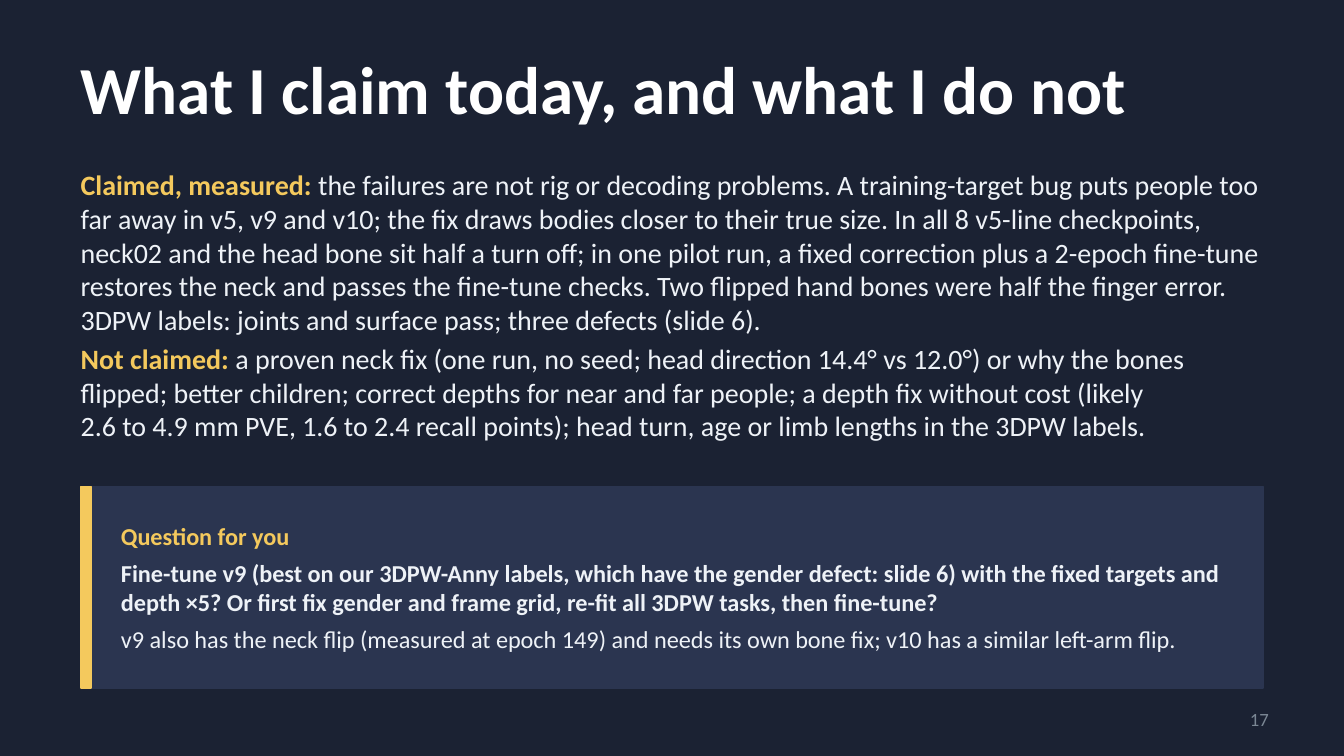
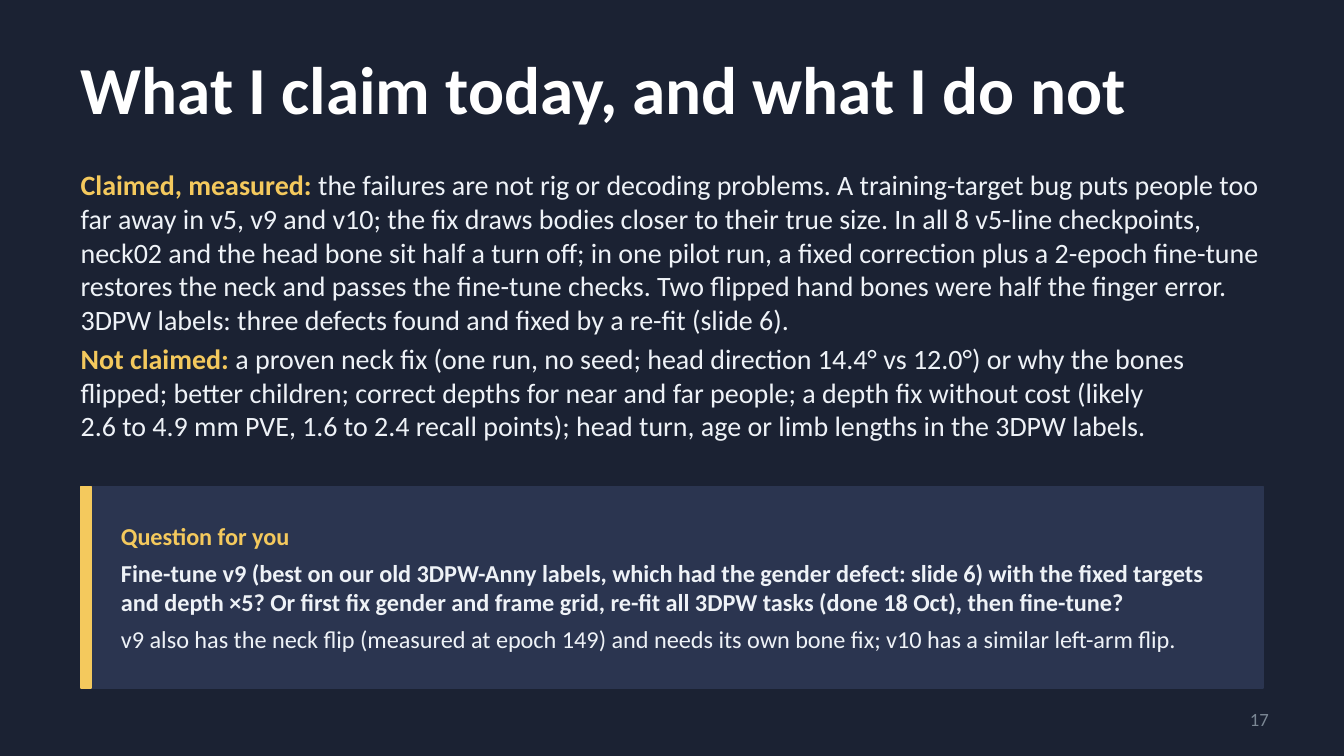
Before and after one commit to saadnajib/Multi-Person-Whole-Body-Human-Mesh-Recovery-in-a-Single-Shot-with-Annyone-dataset-and-3dpw-dataset, a slide deck: slide 17 of docs/supervisor_update_2026-10-16.pptx. Drawn at 1344x756 pixels with LibreOffice and Linux fonts; fonts in the diff are those of the drawing. Boxes give left, top, right and bottom in pixels: in the first picture for what was removed or moved away, otherwise in the second. Text is boxed around its words. In the diff, an @@ line names an element or a change of style, - is before the commit and + after.

```diff
--- a/docs/supervisor_update_2026-10-16.pptx
+++ b/docs/supervisor_update_2026-10-16.pptx
@@ text at (81, 175, 1259, 335): text changed @@
-Claimed, measured: the failures are not rig or decoding problems. A training-target bug puts people too far away in v5, v9 and v10; the fix draws bodies closer to their true size. In all 8 v5-line checkpoints, neck02 and the head bone sit half a turn off; in one pilot run, a fixed correction plus a 2-epoch fine-tune restores the neck and passes the fine-tune checks. Two flipped hand bones were half the finger error. 3DPW labels: joints and surface pass; three defects (slide 6).
+Claimed, measured: the failures are not rig or decoding problems. A training-target bug puts people too far away in v5, v9 and v10; the fix draws bodies closer to their true size. In all 8 v5-line checkpoints, neck02 and the head bone sit half a turn off; in one pilot run, a fixed correction plus a 2-epoch fine-tune restores the neck and passes the fine-tune checks. Two flipped hand bones were half the finger error. 3DPW labels: three defects found and fixed by a re-fit (slide 6).
@@ text at (121, 564, 1203, 615): text changed @@
-Fine-tune v9 (best on our 3DPW-Anny labels, which have the gender defect: slide 6) with the fixed targets and depth ×5? Or first fix gender and frame grid, re-fit all 3DPW tasks, then fine-tune?
+Fine-tune v9 (best on our old 3DPW-Anny labels, which had the gender defect: slide 6) with the fixed targets and depth ×5? Or first fix gender and frame grid, re-fit all 3DPW tasks (done 18 Oct), then fine-tune?
```
Also in this commit, not shown: 5 other slides changed, 2 other files.
